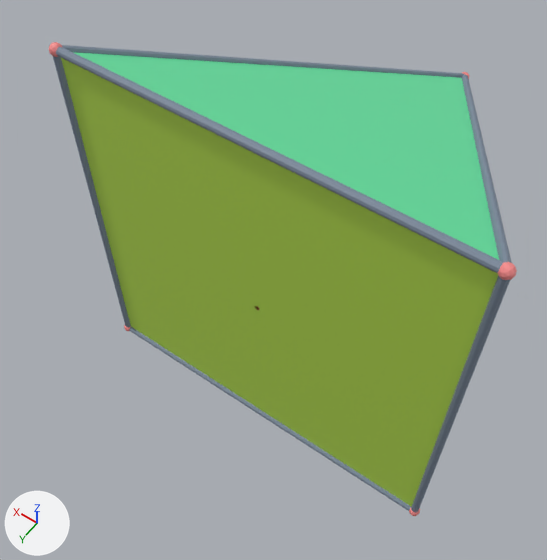
A saved change to the glTF model models/choptugiac.glb.
Camera for both pictures: a 50 mm camera at (-0.509, 0.659, 1.148) aimed at (0.075, -0.158, -0.136). Lighting does not change. The marker at lower left points along +X, +Y and +Z. The first picture is the older version. Where no turn or scale is listed for an object, it has been applied to the vertices.

Objects in the first picture: 'geometry_0', 'geometry_1', 'geometry_10', 'geometry_11', 'geometry_12', 'geometry_5', 'geometry_6', 'geometry_9' and 3 more.
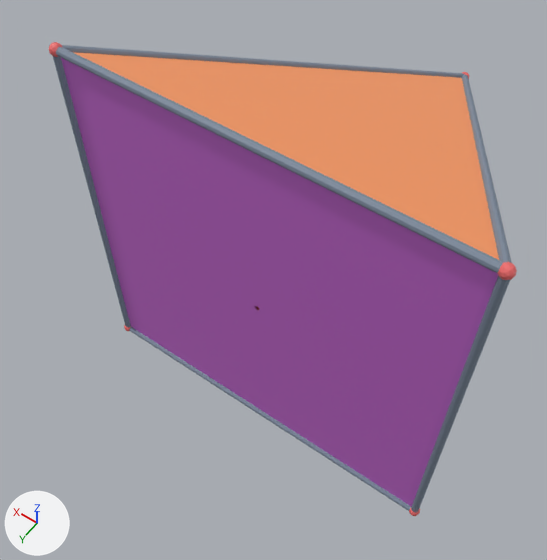
Where the change shows, as pixel boxes (x1, y1, x2, y2) in the pictures (547 x 560 px):
part 1 of me_geometry_0, recoloured
    both: (61, 58, 498, 507)
part 2 of me_geometry_1, recoloured (green to orange)
    both: (73, 52, 499, 260)

The change, as a list of edits to the scene's bpy script:
```text
Change me_geometry_0:
    where me_geometry_0.from_pydata(...)  # 4 vertices, 2 faces; spans x -0.4..0.4, y 0.0, z -0.4..0.4
    used by ob_geometry_0; location = (0.0, 0.0, 0.0)
    me_geometry_0 part 1: 2 faces centred in x -0.133..0.133, y 0.0, z -0.133..0.133 are repainted in the vertex colours; the middle colour goes from green #bee753 to pink #cd6dd8
Change me_geometry_1:
    where me_geometry_1.from_pydata(...)  # 3 vertices, 1 face; spans x -0.4..0.4, y -0.85..0.0, z 0.0..0.4
    used by ob_geometry_1; location = (0.0, 0.0, 0.0)
    me_geometry_1 part 2: 1 face centred in x 0.0, y -0.283, z 0.267 is repainted in the vertex colours; the middle colour goes from green #66e4a3 to orange #ff9e66
```
